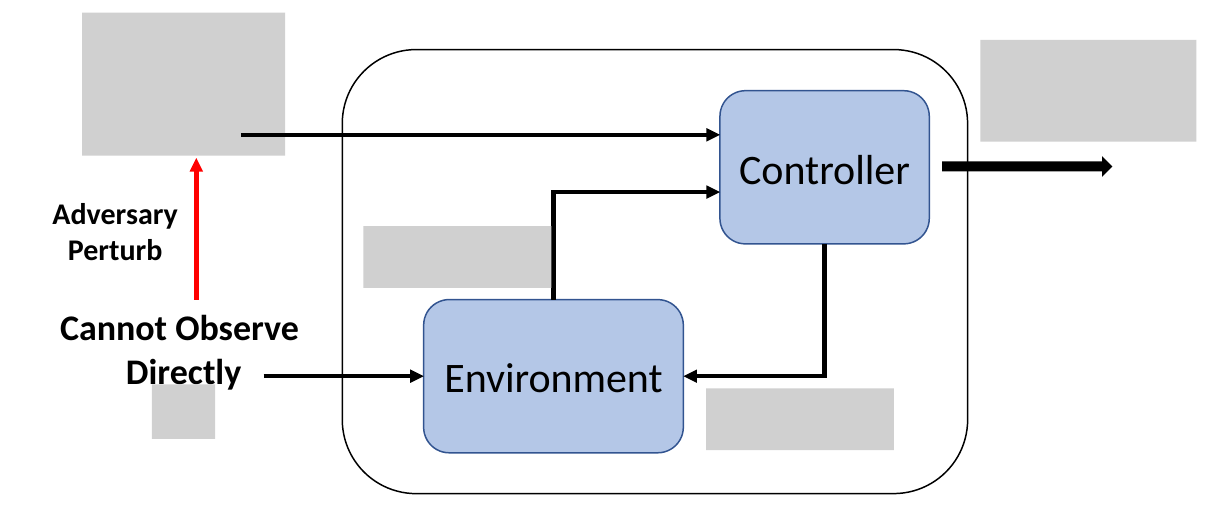
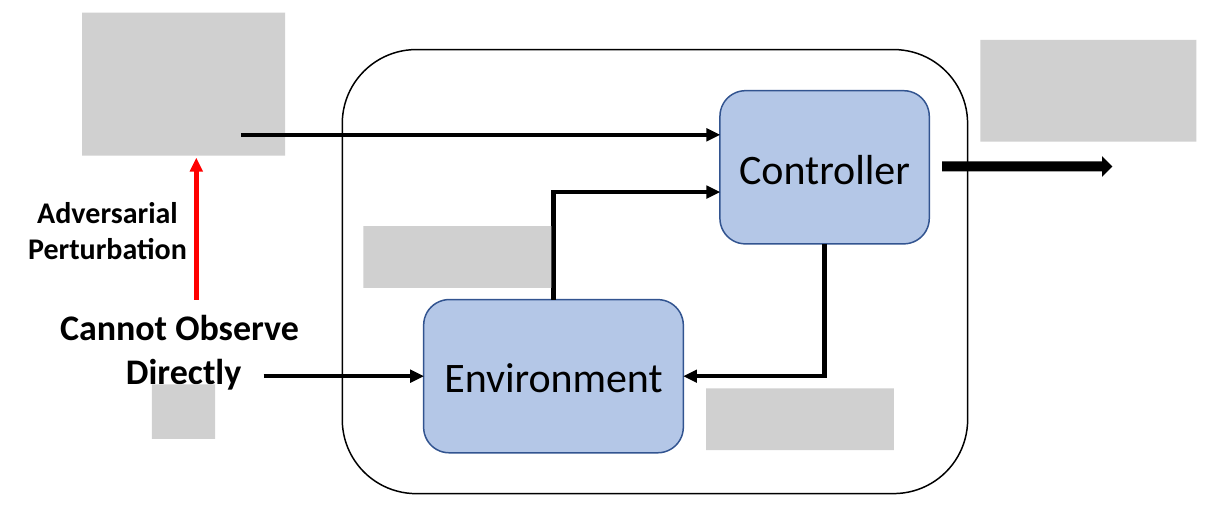
Before and after one commit to UTAustin-SwarmLab/Constraint-Adversarial-MPC, a slide deck: slide 1 of system model pptx/constraint adversarial system graph.pptx. Drawn at 1232x510 pixels with LibreOffice and Linux fonts; fonts in the diff are those of the drawing; grey boxes stand for pictures. Boxes give left, top, right and bottom in pixels: in the first picture for what was removed or moved away, otherwise in the second. Text is boxed around its words. In the diff, an @@ line names an element or a change of style, - is before the commit and + after.

Commit message:
change pptx to adversarial perturbation

```diff
--- a/system model pptx/constraint adversarial system graph.pptx
+++ b/system model pptx/constraint adversarial system graph.pptx
@@ text at <box>28,202,187,260</box>: text changed @@
-Adversary
-Perturb
+Adversarial
+Perturbation
```
Also in this commit, not shown: 1 other file.
